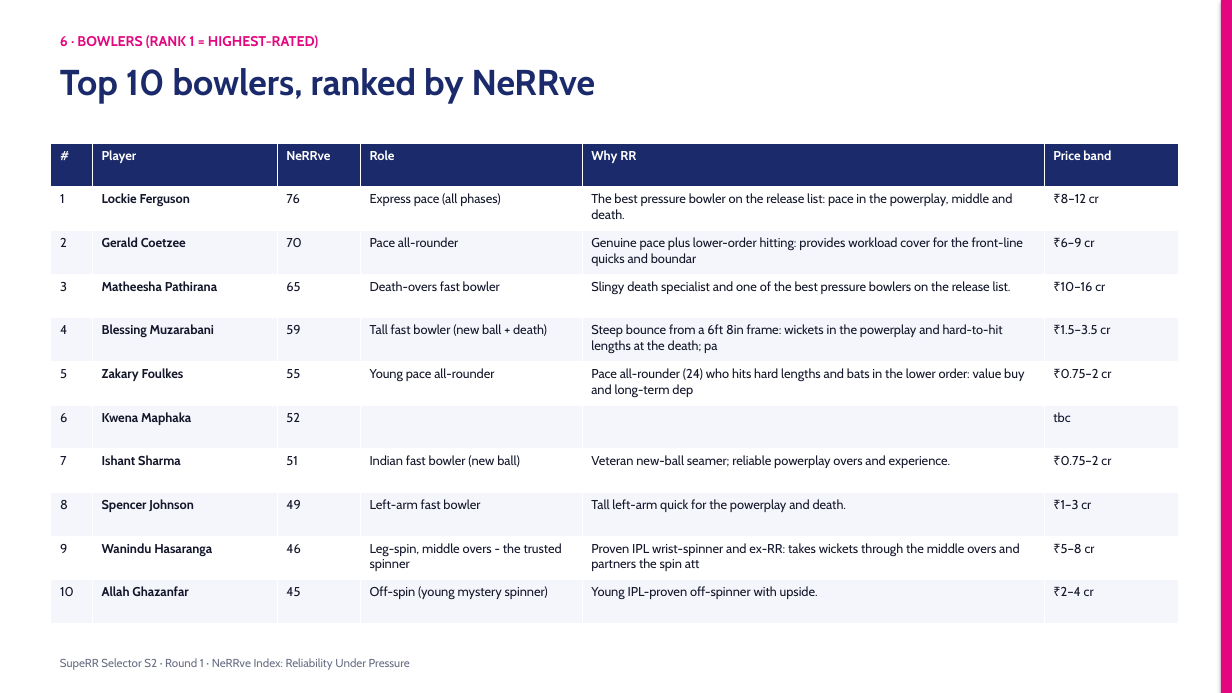
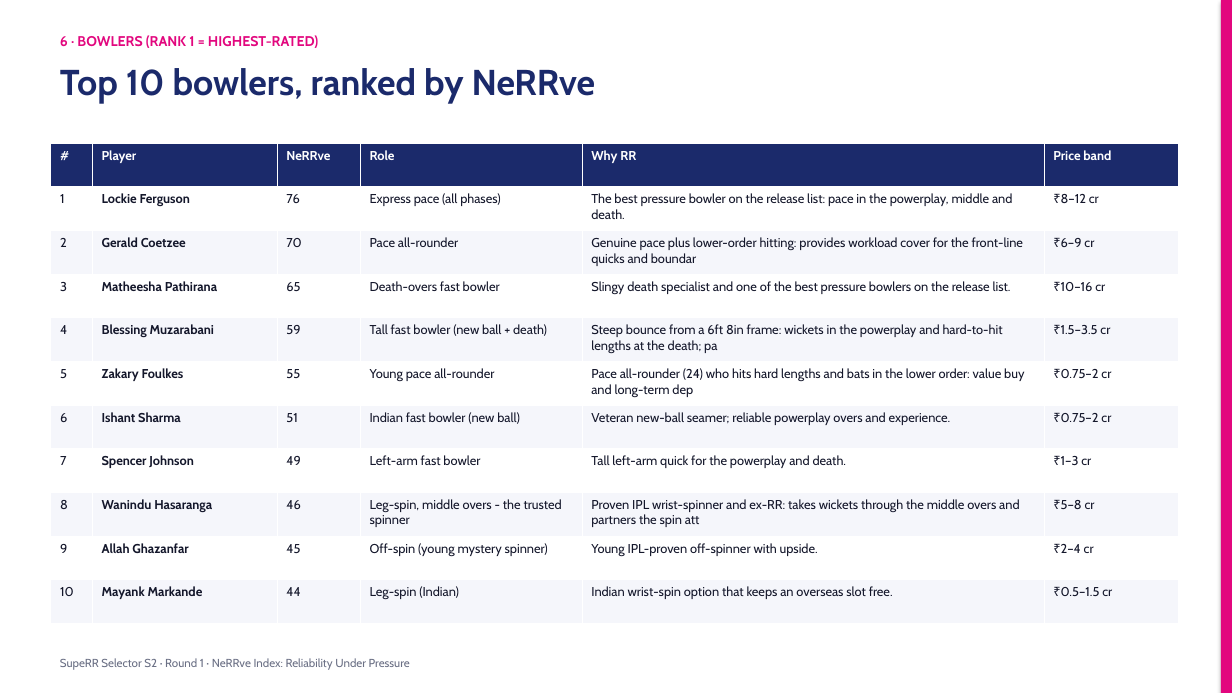
Before and after one commit to KoduruChandrasekhar/RRAuction-, a slide deck: slide 11 of submission/NeRRve_Deck.pptx. Drawn at 1232x693 pixels with LibreOffice and Linux fonts; fonts in the diff are those of the drawing. Boxes give left, top, right and bottom in pixels: in the first picture for what was removed or moved away, otherwise in the second. Text is boxed around its words. In the diff, an @@ line names an element or a change of style, - is before the commit and + after.

```diff
--- a/submission/NeRRve_Deck.pptx
+++ b/submission/NeRRve_Deck.pptx
@@ table at box(51, 143, 1178, 624) @@
-row 7: 6 | Kwena Maphaka | 52 |  |  | tbc
+row 7: 6 | Ishant Sharma | 51 | Indian fast bowler (new ball) | Veteran new-ball seamer; reliable powerplay overs and experience. | ₹0.75–2 cr
-row 8: 7 | Ishant Sharma | 51 | Indian fast bowler (new ball) | Veteran new-ball seamer; reliable powerplay overs and experience. | ₹0.75–2 cr
+row 8: 7 | Spencer Johnson | 49 | Left-arm fast bowler | Tall left-arm quick for the powerplay and death. | ₹1–3 cr
-row 9: 8 | Spencer Johnson | 49 | Left-arm fast bowler | Tall left-arm quick for the powerplay and death. | ₹1–3 cr
+row 9: 8 | Wanindu Hasaranga | 46 | Leg-spin, middle overs - the trusted spinner | Proven IPL wrist-spinner and ex-RR: takes wickets through the middle overs and partners the spin att | ₹5–8 cr
-row 10: 9 | Wanindu Hasaranga | 46 | Leg-spin, middle overs - the trusted spinner | Proven IPL wrist-spinner and ex-RR: takes wickets through the middle overs and partners the spin att | ₹5–8 cr
+row 10: 9 | Allah Ghazanfar | 45 | Off-spin (young mystery spinner) | Young IPL-proven off-spinner with upside. | ₹2–4 cr
-row 11: 10 | Allah Ghazanfar | 45 | Off-spin (young mystery spinner) | Young IPL-proven off-spinner with upside. | ₹2–4 cr
+row 11: 10 | Mayank Markande | 44 | Leg-spin (Indian) | Indian wrist-spin option that keeps an overseas slot free. | ₹0.5–1.5 cr
```
Also in this commit, not shown: 3 other slides changed, 5 other files.
